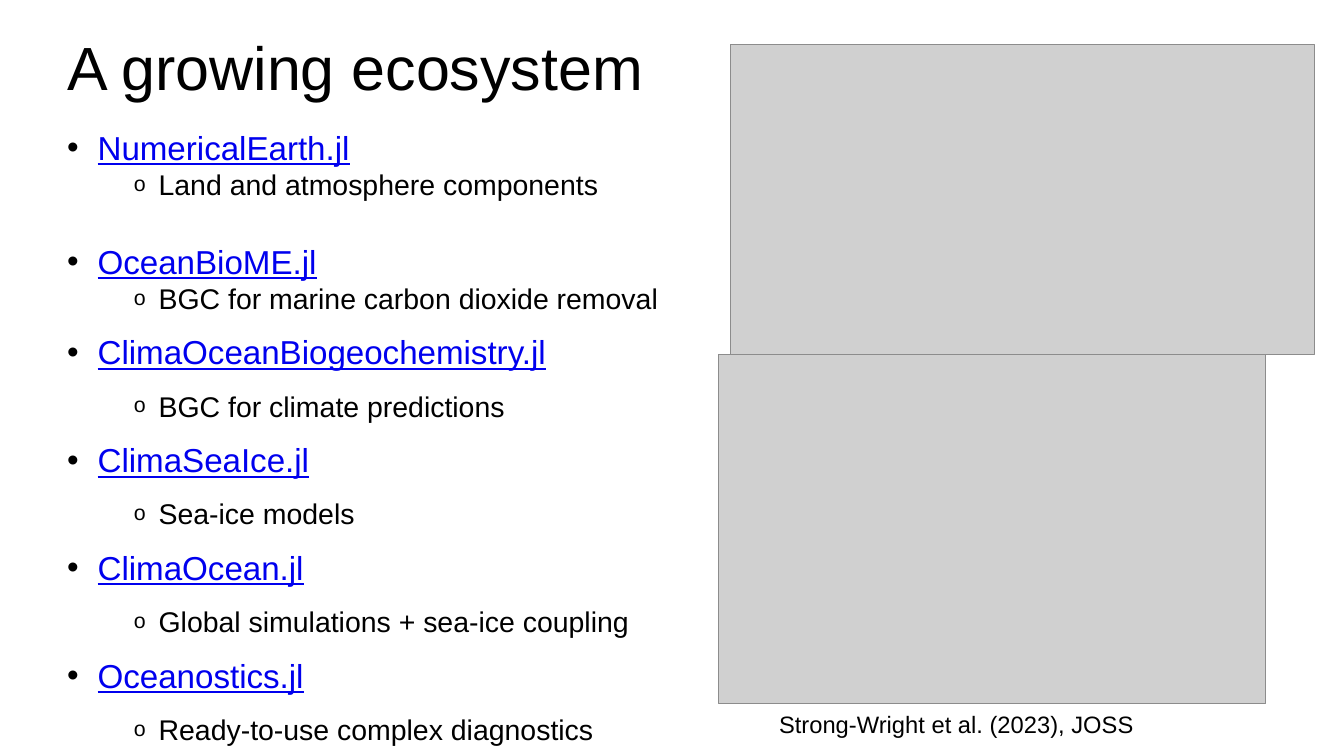
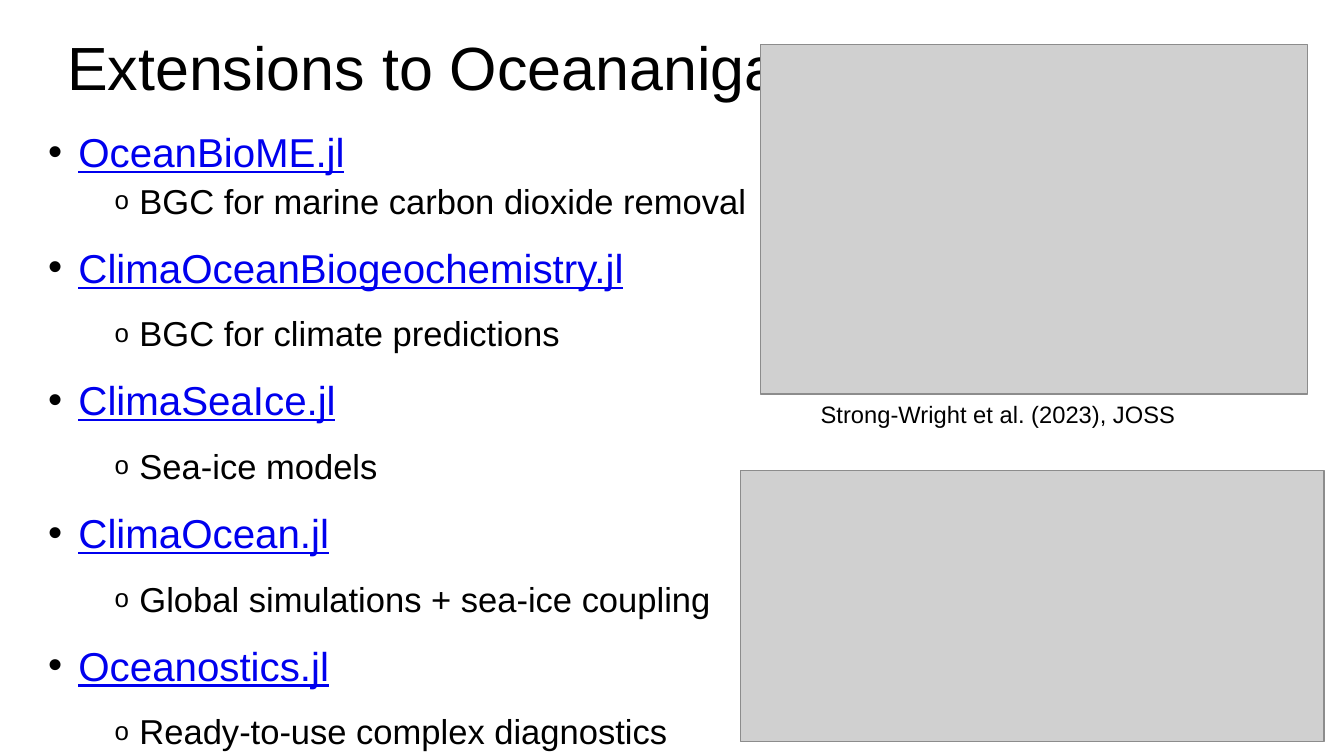
Before and after one commit to tomchor/oceananigans_tutorial_20260618, a slide deck: slide 3 of intro_Oceananigans_cicese_2026.odp. Drawn at 1344x756 pixels with LibreOffice and Linux fonts; fonts in the diff are those of the drawing; grey boxes stand for pictures. Boxes give left, top, right and bottom in pixels: in the first picture for what was removed or moved away, otherwise in the second. Text is boxed around its words. In the diff, an @@ line names an element or a change of style, - is before the commit and + after.

```diff
--- a/intro_Oceananigans_cicese_2026.odp
+++ b/intro_Oceananigans_cicese_2026.odp
@@ title at (x1=67, y1=44, x2=809, y2=101): text changed @@
-A growing ecosystem
+Extensions to Oceananigas
@@ picture resized from (x1=731, y1=45, x2=1315, y2=355) to (x1=761, y1=45, x2=1309, y2=394) @@
@@ text "OceanBioME.jl" moved from (x1=98, y1=136, x2=658, y2=746) to (x1=78, y1=137, x2=746, y2=752) @@
@@ text "OceanBioME.jl" at (x1=78, y1=137, x2=746, y2=752): size 19.6 to 23.8 pt in "OceanBioME.jl", "ClimaOceanBiogeochemistry.jl", "ClimaSeaIce.jl", "ClimaOcean.jl" and 1 more places; size 16.8 to 20.4 pt in "BGC for marine carbon dioxide removal", "BGC for climate predictions", "Sea-ice models", "Global simulations + sea-ice coupling" and 1 more places; line spacing 1 to 1; more space between paragraphs; line spacing 1 to 1.1 @@
@@ text at (x1=98, y1=136, x2=598, y2=201): paragraphs removed @@
-• NumericalEarth.jl
-  o Land and atmosphere components
@@ text "Strong-Wright et al. (2023), JOSS" moved from (x1=779, y1=715, x2=1133, y2=738) to (x1=821, y1=405, x2=1175, y2=428) @@
@@ picture resized from (x1=720, y1=355, x2=1267, y2=704) to (x1=740, y1=471, x2=1324, y2=743) @@
```
Also in this commit, not shown: 2 other slides changed.
